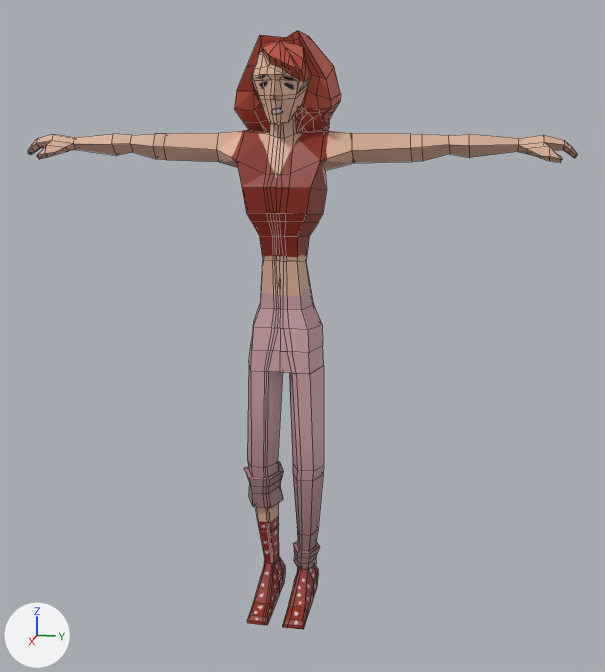
Before and after pictures for a commit that changed the Blender file 3dmodeller/mcbackup2.blend.
Rendered twice from a 50 mm lens placed at (4.93, 1.07, 3.28), pointed at (0.07, 0.1, 2.07). The lights are fixed; the arrows at lower left show +X, +Y and +Z. Mesh edges are drawn as thin lines.

The older version as bpy lines, for what is in view:
```python
me_cube_005 = bpy.data.meshes.new('Cube.005')
me_cube_005.from_pydata(...)  # 796 vertices, 820 faces; spans x -4.5..1.6, y -12.6..12.6, z -13.1..14.1
me_cube_005.materials.append(mat_material_001)  # picture img_mcuvwrap_but_better_png
ob_cube_001 = bpy.data.objects.new('Cube.001', me_cube_005)
ob_cube_001.location = (0.239, -0.003, 1.989)
ob_cube_001.scale = (0.115, 0.129, 0.129)
```
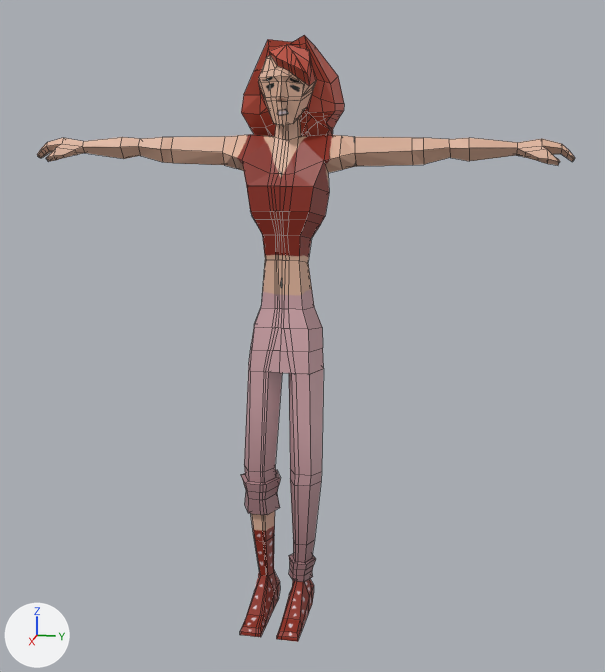
What changed in the scene script:
```text
Change me_cube_005:
    used by ob_cube_001; location = (0.239, -0.003, 1.989); scale = (0.115, 0.129, 0.129)
    remove me_cube_005.from_pydata(...)  # 796 vertices, 820 faces; spans x -4.5..1.6, y -12.6..12.6, z -13.1..14.1
    add me_cube_005.from_pydata(...)  # 808 vertices, 832 faces; spans x -4.5..1.6, y -12.6..12.6, z -13.1..14.1
    me_cube_005 part 1
    12 faces are deleted
    12 vertices are added at x -2.3..-0.4, y -2.5..2.5, z 8.5..10.0
    24 new faces join them
Change ob_cube_001:
    ob_cube_001.rotation_euler: (0.0, 0.0, 0.0) -> (0.0, -0.101, 0.0)  # degrees (0, 0, 0) -> degrees (0, -5.8, 0)
```

Changed parts and their boxes [x1, y1, x2, y2] in the pictures (605 x 672 px):
'Cube.001', reshaped, turned
    before: [27, 31, 577, 630]
    after: [37, 35, 575, 642]
part 1 of me_cube_005, built on
    before: [216, 130, 354, 170]
    after: [222, 134, 356, 173]
